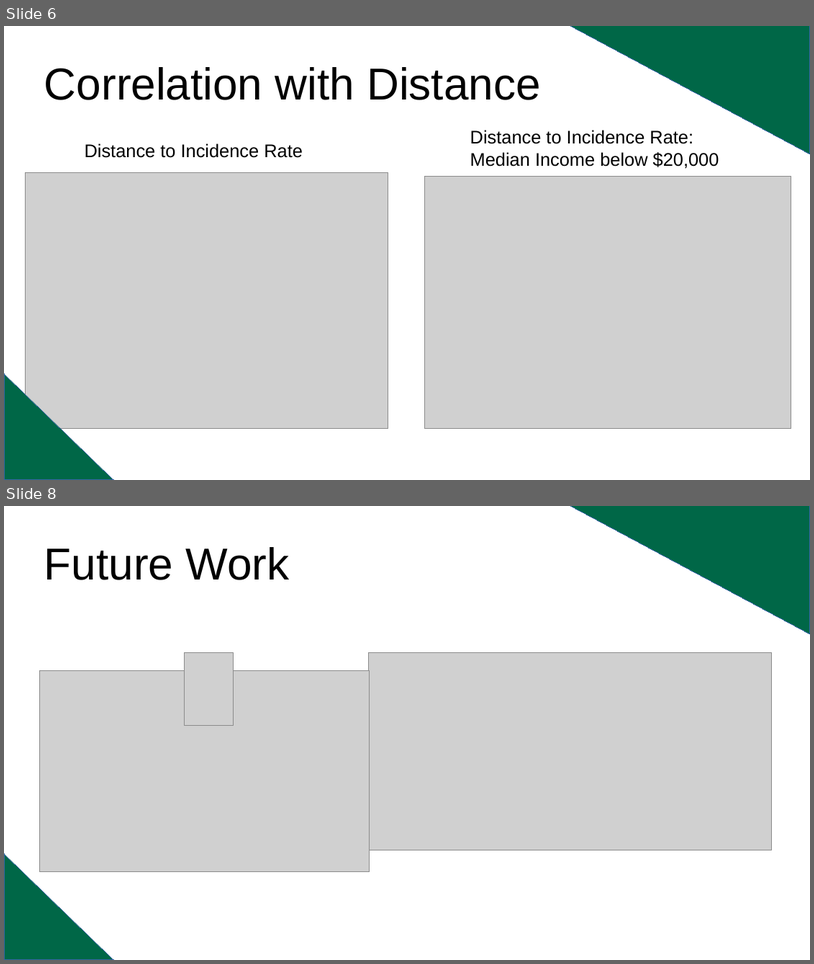
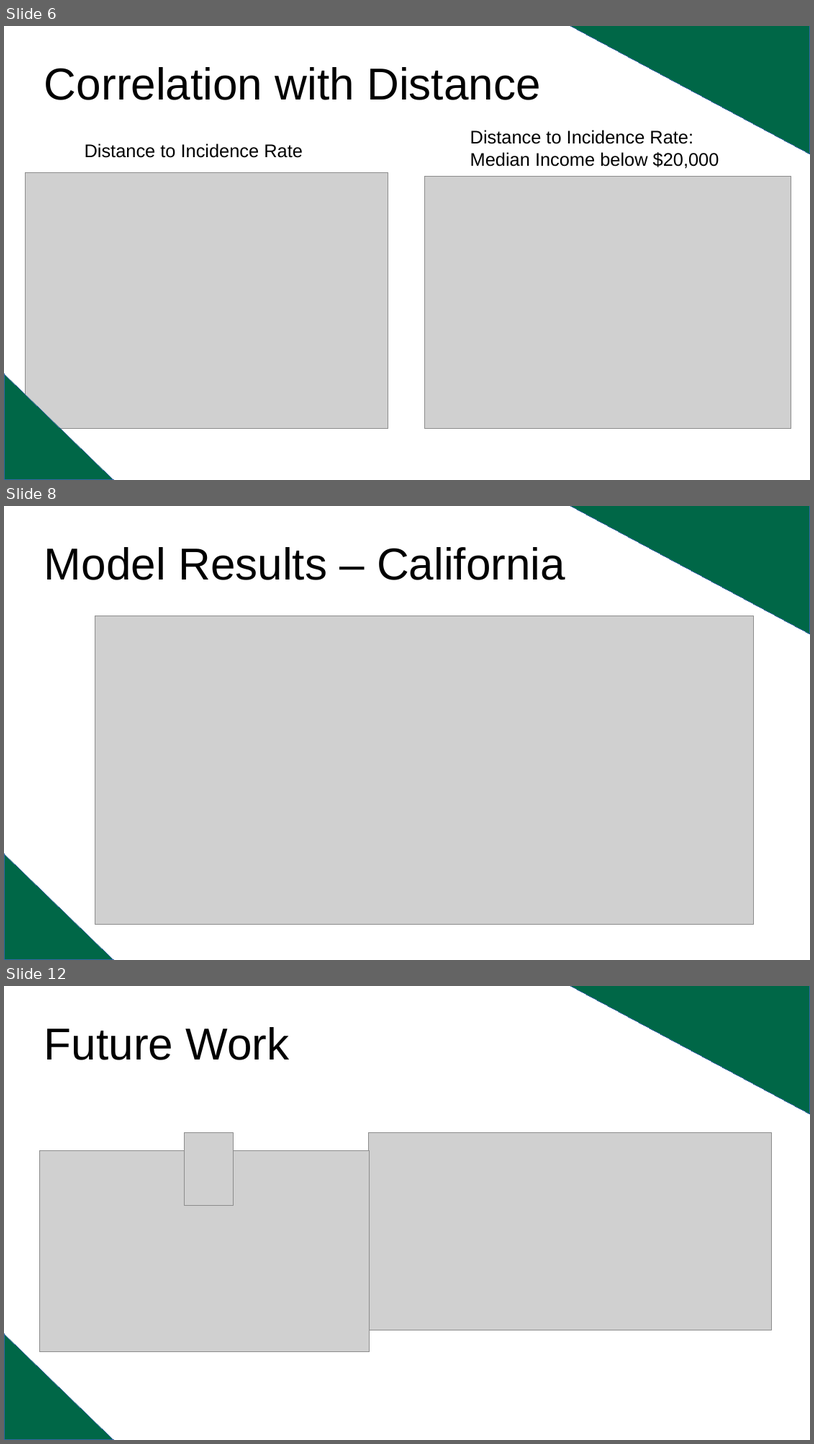
Before and after one commit to arturoAltamirano/arturoAltamirano, a slide deck: finalPresentation_arturoAltamirano.odp. Shown one above the other, each under a label of ours: slides 6 and 8 before the commit, slides 6, 8 and 12 after it; the slides between them are not shown. The pictures are 814x964 and 814x1444 pixels, drawn with LibreOffice and Linux fonts; fonts in the diff are those of the drawing; grey boxes stand for pictures. Boxes give left, top, right and bottom in pixels: in the first picture for what was removed or moved away, otherwise in the second. Text is boxed around its words. In the diff, an @@ line names an element or a change of style, - is before the commit and + after.

```diff
--- a/finalPresentation_arturoAltamirano.odp
+++ b/finalPresentation_arturoAltamirano.odp
@@ slide 8 added at box(4, 506, 810, 960), background #FFFFFF @@
@@ right triangle added at box(571, 506, 810, 634), fill #006747, outline #3465A4 0 pt @@
@@ title added at box(44, 547, 566, 580), 44 pt, text #000000 @@
+Model Results – California
@@ picture added at box(95, 615, 754, 924) @@
@@ right triangle added at box(4, 854, 113, 960), fill #006747, outline #3465A4 0 pt @@
@@ what was slide 8 is now slide 12 @@
```
Also in this commit, not shown: 4 other slides added, 1 slide removed, 2 other files.
